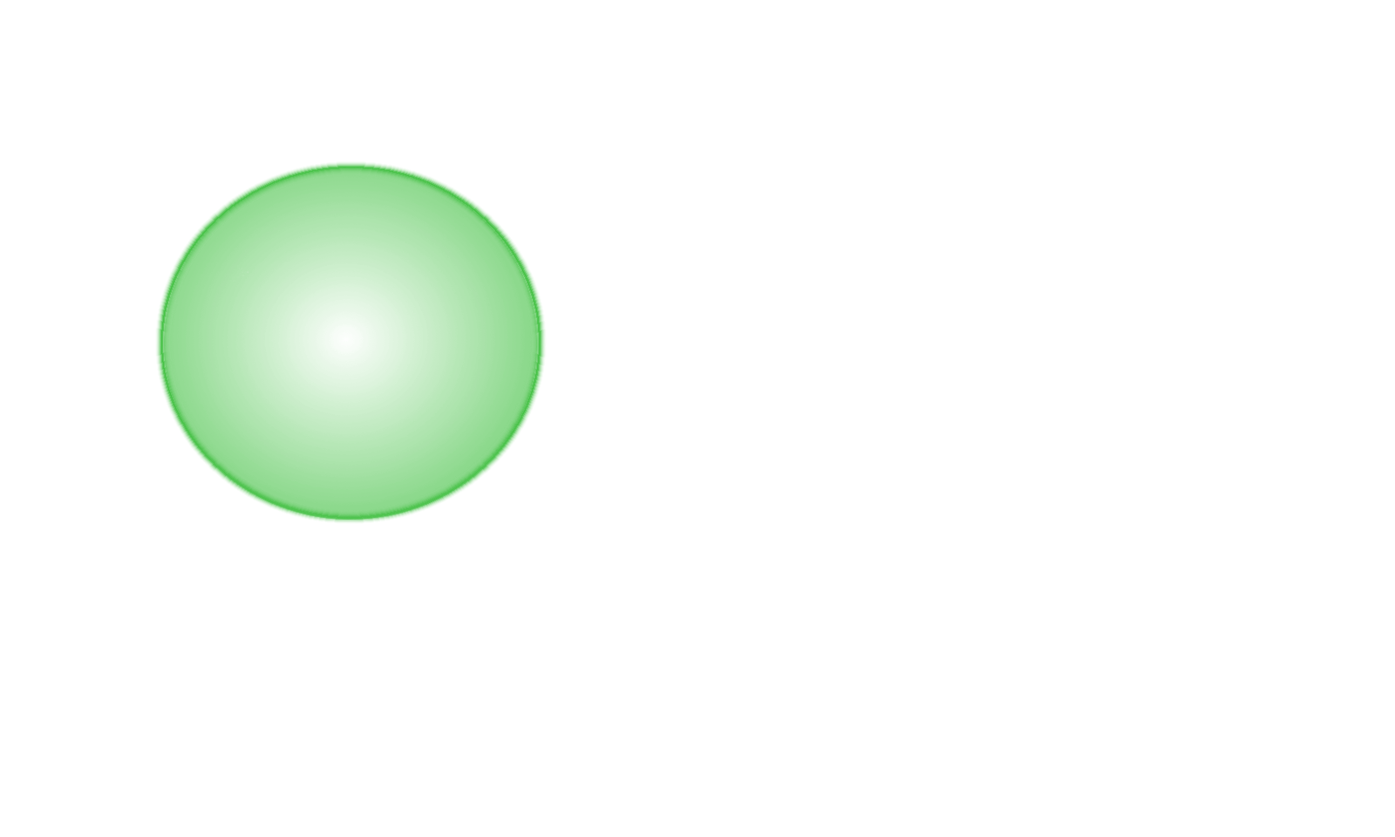
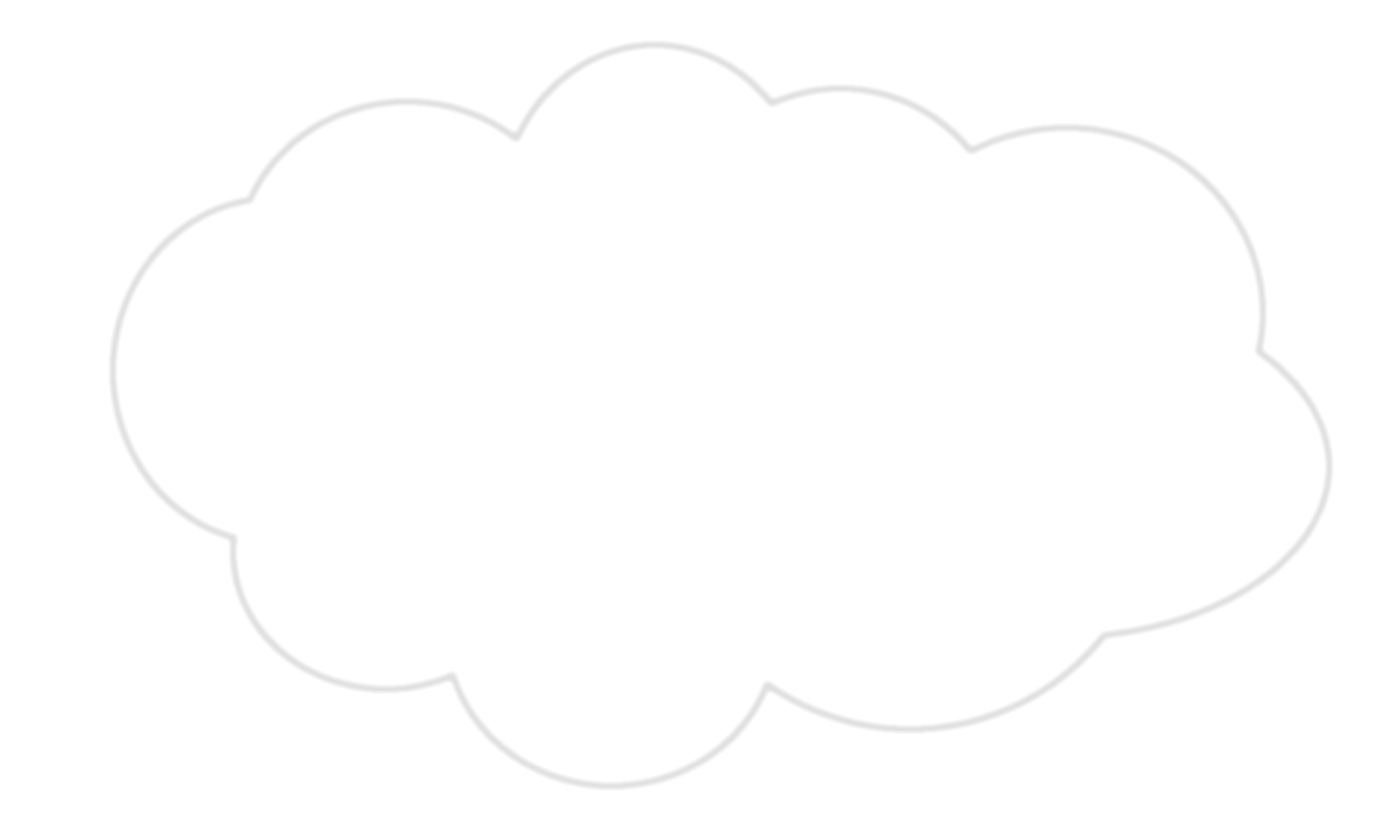
The second (1395, 837) image is a revision of the first. Changes to its layers:
hid "green_bubble" over [155, 160, 547, 525]
added layer "popup" above "Fondo" over [108, 40, 1335, 791]
